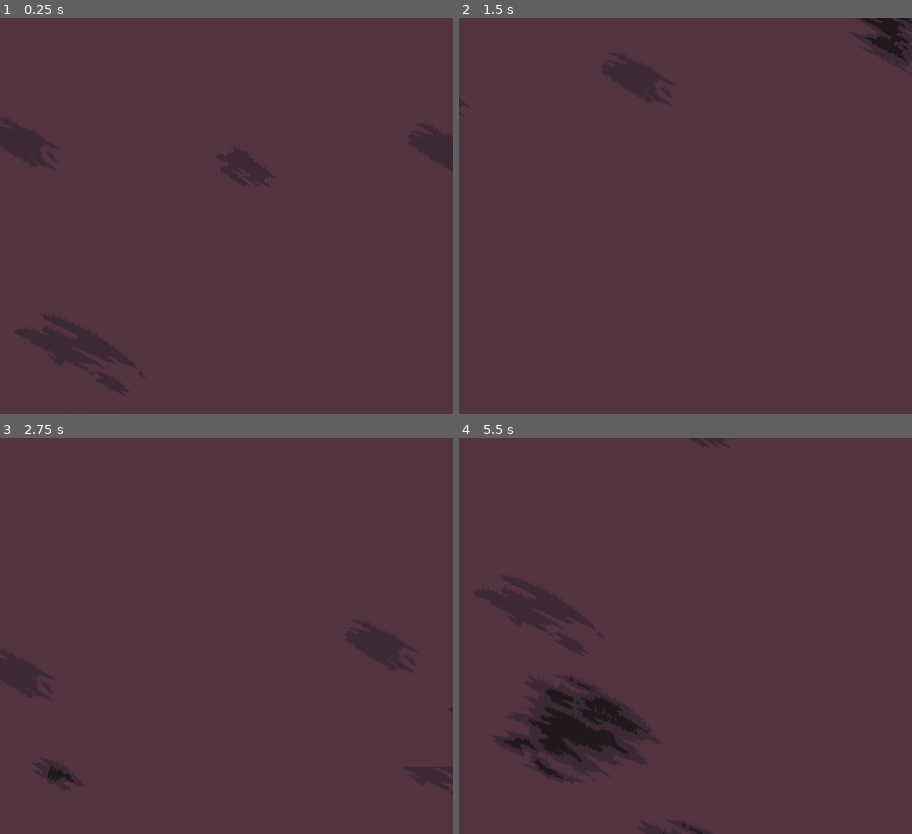
Above: before the commit, frames 1-4 (two rows, left to right).
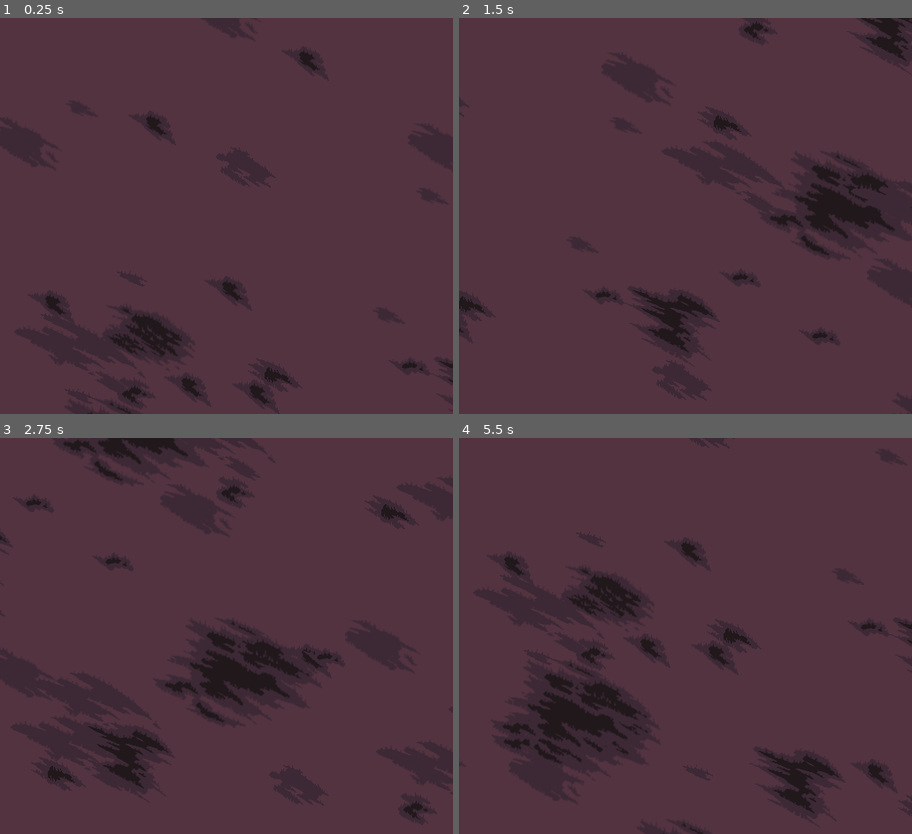
Above: after the commit, the same moments.

Repository: loteque/wasteland-warrior
Game: Godot game, scene res://src/Main.tscn
Two runs of this game, one before a commit and one after it. Both use one fixed random seed, a clock stepped at 60 frames per second and the inputs below. The engine's default icon, where the game draws it, is replaced by a stand-in: a white triangle on a blue panel in a dark square.
Inputs:
- Up to frame 1 (0.25 s): no input
- Up to frame 2 (1.5 s): tap Enter at 0.5 s; hold Right (ui_right) 0.53-1.28 s; hold Down (ui_down) from 1.28 s (still down)
- Up to frame 3 (2.75 s): release Down (ui_down) at 2.03 s; hold Right (ui_right) from 2.03 s (still down)
- Up to frame 4 (5.5 s): release Right (ui_right) at 2.78 s; hold Up (ui_up) 2.78-3.53 s; hold Left (ui_left) 3.53-5.03 s; hold Down (ui_down) from 5.03 s (still down)

The runs differ from the first frame. In frame 1, 2.0% of the frame differs, in the area x 9-100%, y 8-100%; in frame 2, 3.6%; in frame 3, 5.0%, in the area x 0-95%, y 0-97%; in frame 4, 4.3%.

Commit message:
make some adjustments to generation with @anticdope

Diff:
--- a/project/project.godot
+++ b/project/project.godot
@@ -71,4 +71,5 @@
 quality/driver/driver_name="GLES2"
 vram_compression/import_etc=true
 vram_compression/import_etc2=false
+environment/default_clear_color=Color( 0.321569, 0.2, 0.247059, 1 )
 environment/default_environment="res://default_env.tres"
--- a/project/src/BackgroundChunk.tscn
+++ b/project/src/BackgroundChunk.tscn
@@ -15,7 +15,8 @@
 [ext_resource path="res://assets/terrain_12.png" type="Texture" id=13]
 
 [sub_resource type="Gradient" id=2]
-colors = PoolColorArray( 0.321569, 0.2, 0.247059, 1, 0.321569, 0.2, 0.247059, 1 )
+offsets = PoolRealArray( 0 )
+colors = PoolColorArray( 0.321569, 0.2, 0.247059, 1 )
 
 [sub_resource type="GradientTexture2D" id=1]
 gradient = SubResource( 2 )
@@ -31,5 +32,8 @@
 centered = false
 
 [node name="TerrainSprites" type="Node2D" parent="."]
+z_index = 1
+z_as_relative = false
 script = ExtResource( 9 )
 terrain_textures = [ ExtResource( 5 ), ExtResource( 4 ), ExtResource( 10 ), ExtResource( 8 ), ExtResource( 1 ), ExtResource( 3 ), ExtResource( 11 ), ExtResource( 7 ), ExtResource( 2 ), ExtResource( 6 ), ExtResource( 12 ), ExtResource( 13 ) ]
+NUM_TERRAIN_SPRITES = 80
